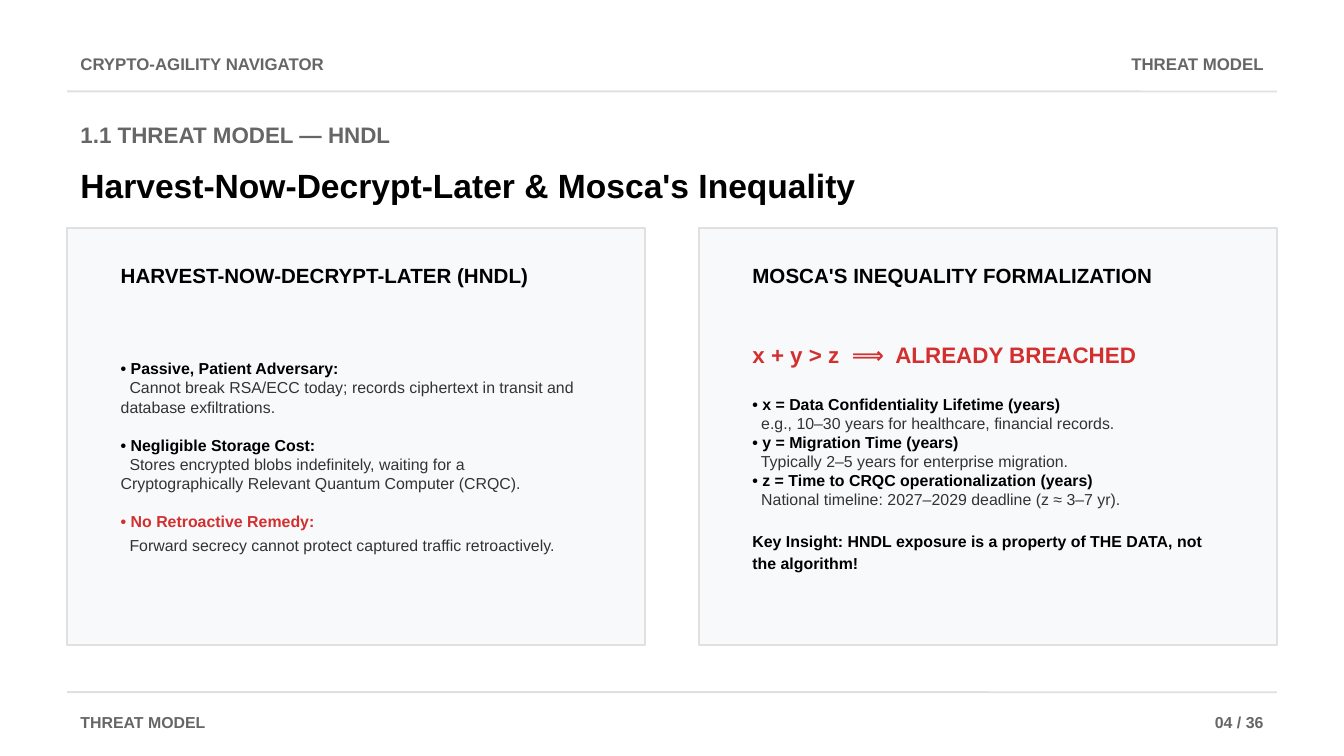
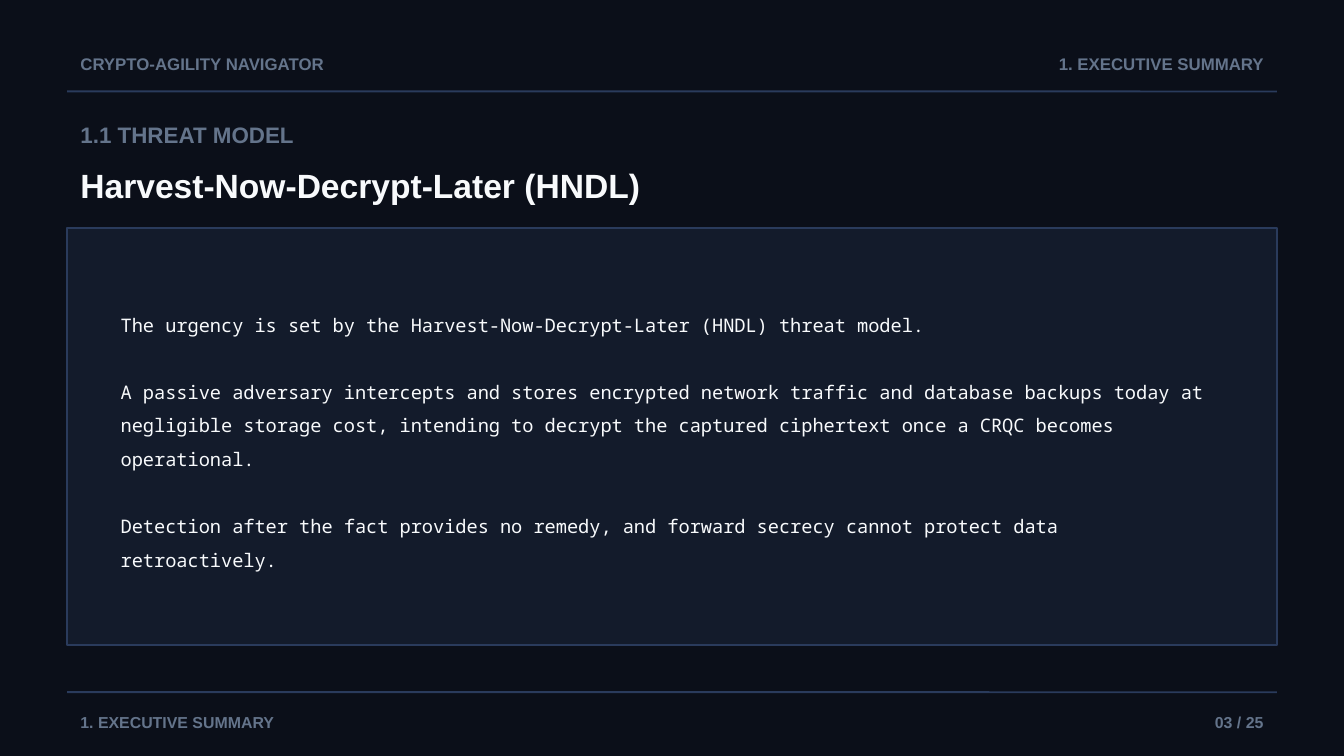
Before and after one commit to AviDhandhania/IDP-Project, a slide deck: slide 3 of docs/presentations/Crypto-Agility_Navigator_Review2.pptx (slide 4 before the commit). Drawn at 1344x756 pixels with LibreOffice and Linux fonts; fonts in the diff are those of the drawing. Boxes give left, top, right and bottom in pixels: in the first picture for what was removed or moved away, otherwise in the second. Text is boxed around its words. In the diff, an @@ line names an element or a change of style, - is before the commit and + after.

```diff
--- a/docs/presentations/Crypto-Agility_Navigator_Review2.pptx
+++ b/docs/presentations/Crypto-Agility_Navigator_Review2.pptx
@@ background #FFFFFF to #0B0F19 @@
@@ text "CRYPTO-AGILITY NAVIGATOR" at (80, 58, 324, 70): text colour #666666 to #64748B @@
@@ text at (1059, 58, 1263, 70): text changed; text colour #666666 to #64748B @@
-THREAT MODEL
+1. EXECUTIVE SUMMARY
@@ line (67, 91) - (1277, 91): stroke #E0E0E0 1 pt to #2A3B5C 1 pt @@
@@ text at (80, 127, 294, 143): text changed; text colour #666666 to #64748B @@
-1.1 THREAT MODEL — HNDL
+1.1 THREAT MODEL
@@ text at (80, 173, 640, 204): text changed; text colour #000000 to #F8FAFC @@
-Harvest-Now-Decrypt-Later & Mosca's Inequality
+Harvest-Now-Decrypt-Later (HNDL)
@@ rectangle removed at (67, 228, 645, 645) @@
@@ rectangle added at (67, 228, 1277, 645), fill #131B2B, outline #2A3B5C 1 pt @@
@@ rectangle removed at (699, 228, 1277, 645) @@
@@ text removed at (121, 268, 528, 288) @@
-HARVEST-NOW-DECRYPT-LATER (HNDL)
@@ text removed at (752, 268, 1152, 287) @@
-MOSCA'S INEQUALITY FORMALIZATION
@@ text added at (121, 317, 1203, 572), 10 pt, text #F8FAFC @@
+The urgency is set by the Harvest-Now-Decrypt-Later (HNDL) threat model.
+A passive adversary intercepts and stores encrypted network traffic and database backups today at negligible storage cost, intending to decrypt the captured ciphertext once a CRQC becomes operational.
+Detection after the fact provides no remedy, and forward secrecy cannot protect data retroactively.
@@ text removed at (752, 347, 1202, 573) @@
-x + y > z ⟹ ALREADY BREACHED
-• x = Data Confidentiality Lifetime (years)
-e.g., 10–30 years for healthcare, financial records.
-• y = Migration Time (years)
-Typically 2–5 years for enterprise migration.
-• z = Time to CRQC operationalization (years)
-National timeline: 2027–2029 deadline (z ≈ 3–7 yr).
-Key Insight: HNDL exposure is a property of THE DATA, not the algorithm!
@@ text removed at (121, 362, 574, 555) @@
-• Passive, Patient Adversary:
-Cannot break RSA/ECC today; records ciphertext in transit and database exfiltrations.
-• Negligible Storage Cost:
-Stores encrypted blobs indefinitely, waiting for a Cryptographically Relevant Quantum Computer (CRQC).
-• No Retroactive Remedy:
-Forward secrecy cannot protect captured traffic retroactively.
@@ line (67, 692) - (1277, 692): stroke #E0E0E0 1 pt to #2A3B5C 1 pt @@
@@ text at (80, 717, 273, 728): text changed; text colour #666666 to #64748B @@
-THREAT MODEL
+1. EXECUTIVE SUMMARY
@@ text at (1215, 717, 1264, 728): text changed; text colour #666666 to #64748B @@
-04 / 36
+03 / 25
```
Also in this commit, not shown: 9 other slides changed, 15 slides added, 27 slides removed, 2 other files.
